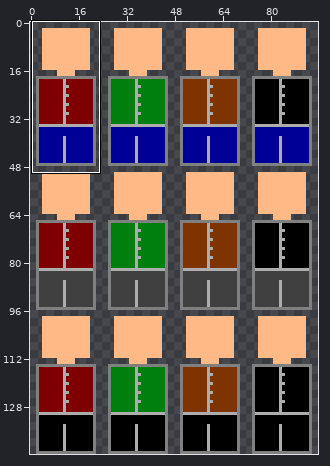
Sprite sheet: assets/gfx/game/npc/c.png. Above, an overview of the earlier version with the close-up marked.
Close-up. Before the edit:
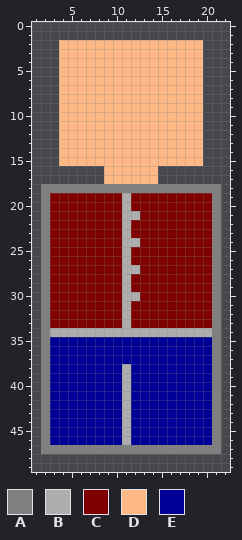
The file is 96x144 pixels. Colours within 5 levels of each other are drawn and written as one. Shown: x 1..22, y 0..49. The commit also changed other parts of the picture, which this record leaves out.
Palette (. is transparent): A #808080  B #adadad  C #7f0000  D #ffb987  E #000096
Pixels before, first column x 2:
 2 ..DDDDDDDDDDDDDDDD..
 3 ..DDDDDDDDDDDDDDDD..
 4 ..DDDDDDDDDDDDDDDD..
 5 ..DDDDDDDDDDDDDDDD..
 6 ..DDDDDDDDDDDDDDDD..
 7 ..DDDDDDDDDDDDDDDD..
 8 ..DDDDDDDDDDDDDDDD..
 9 ..DDDDDDDDDDDDDDDD..
10 ..DDDDDDDDDDDDDDDD..
11 ..DDDDDDDDDDDDDDDD..
12 ..DDDDDDDDDDDDDDDD..
13 ..DDDDDDDDDDDDDDDD..
14 ..DDDDDDDDDDDDDDDD..
15 ..DDDDDDDDDDDDDDDD..
16 .......DDDDDD.......
17 .......DDDDDD.......
18 AAAAAAAAAAAAAAAAAAAA
19 ACCCCCCCCBCCCCCCCCCA
20 ACCCCCCCCBCCCCCCCCCA
21 ACCCCCCCCBBCCCCCCCCA
22 ACCCCCCCCBCCCCCCCCCA
23 ACCCCCCCCBCCCCCCCCCA
24 ACCCCCCCCBBCCCCCCCCA
25 ACCCCCCCCBCCCCCCCCCA
26 ACCCCCCCCBCCCCCCCCCA
27 ACCCCCCCCBBCCCCCCCCA
28 ACCCCCCCCBCCCCCCCCCA
29 ACCCCCCCCBCCCCCCCCCA
30 ACCCCCCCCBBCCCCCCCCA
31 ACCCCCCCCBCCCCCCCCCA
32 ACCCCCCCCBCCCCCCCCCA
33 ACCCCCCCCBCCCCCCCCCA
34 ABBBBBBBBBBBBBBBBBBA
35 AEEEEEEEEEEEEEEEEEEA
36 AEEEEEEEEEEEEEEEEEEA
37 AEEEEEEEEEEEEEEEEEEA
38 AEEEEEEEEBEEEEEEEEEA
39 AEEEEEEEEBEEEEEEEEEA
40 AEEEEEEEEBEEEEEEEEEA
41 AEEEEEEEEBEEEEEEEEEA
42 AEEEEEEEEBEEEEEEEEEA
43 AEEEEEEEEBEEEEEEEEEA
44 AEEEEEEEEBEEEEEEEEEA
45 AEEEEEEEEBEEEEEEEEEA
46 AEEEEEEEEBEEEEEEEEEA
47 AAAAAAAAAAAAAAAAAAAA
And afterwards:
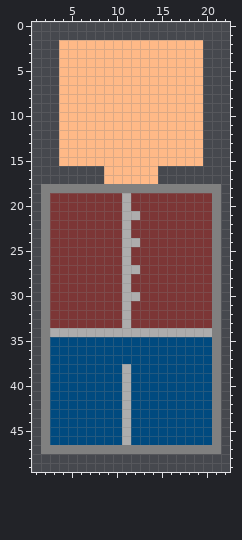
From old to new:
Colour C changes from #7f0000 to #7c3636.
Colour E changes from #000096 to #004a7f.
Boxes around the changes in both close-ups, in picture pixels (x1, y1, x2, y2):
changed: (50, 193, 212, 445)
